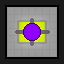
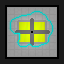
Comparing the layer stacks of the two 64px x 64px images. Changes:
renamed "On 2" to "1", painted on it over [8, 9, 55, 49]
removed layer "On 1" from group "Rotating" over [8, 9, 55, 49]
